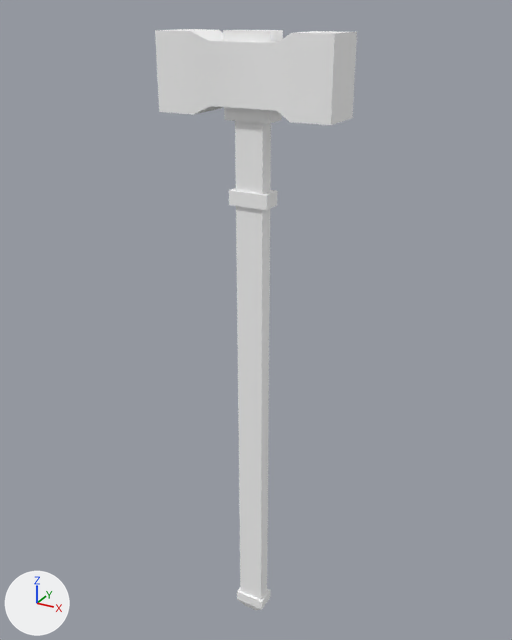
Two versions of the glTF model assets/synty/simple_fantasy/models/SF_Wep_Human_Hammner_01.glb, one commit apart.
Both versions are drawn from a camera (50 mm lens) standing at (0.014, -0.0252, 0.0292) and looking at (-0.0003, 0.0008, 0.0162). Arrows for +X, +Y and +Z are at lower left; the lights stay in place.

The first picture shows 'SF_Wep_Human_Hammner_01'.
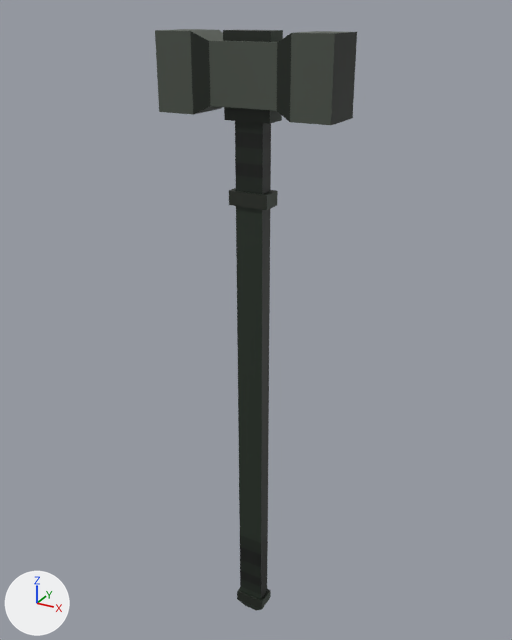
Patch to the scene script:
```diff
--- a/assets/synty/simple_fantasy/models/SF_Wep_Human_Hammner_01.glb.py
+++ b/assets/synty/simple_fantasy/models/SF_Wep_Human_Hammner_01.glb.py
@@ img_undead_footman_01 @@
+img_undead_footman_01 = load_image('Undead_Footman_01', '_unpacked/Undead_Footman_01', 512, 512, 'sRGB')
@@ mat_lambert1 @@
 mat_lambert1 = principled_material('lambert1')
-mat_lambert1.base_color = (1.0, 1.0, 1.0)  # white #ffffff
+mat_lambert1.texture = img_undead_footman_01
 mat_lambert1.roughness = 0.553
```

Changed parts and their boxes [x1, y1, x2, y2] in the pictures (512 x 640 px):
'SF_Wep_Human_Hammner_01', surface changed: [155, 29, 357, 610] in both
